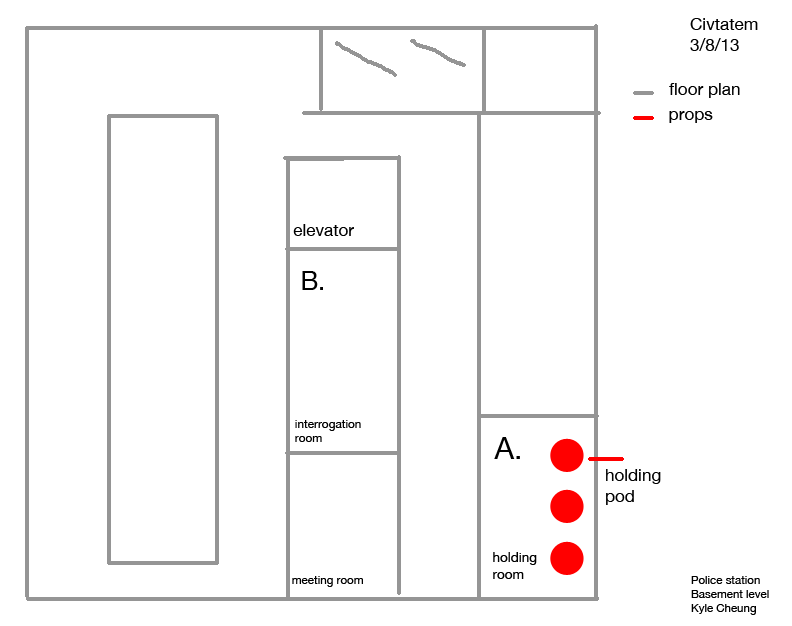
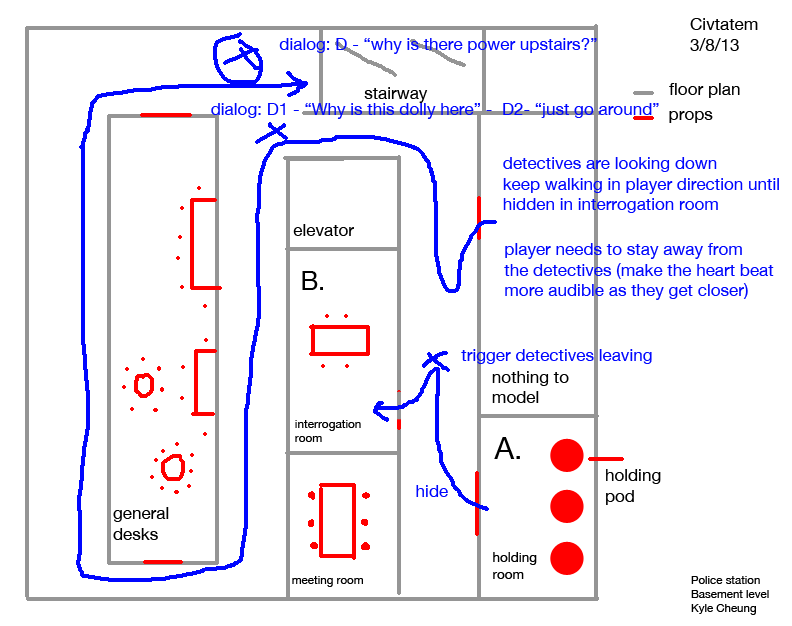
Comparing the layer stacks of the two 792px x 626px images. Changes:
added layer "general desks" in group "furniture" over box(113, 507, 169, 540)
added layer "trigger detectives leaving" in group "furniture" over box(461, 349, 652, 364)
added layer "detectives are looking down keep walking in player direction un" in group "furniture" over box(503, 157, 779, 213)
added layer "player needs to stay away from the detectives (make the heart b" in group "furniture" over box(504, 243, 774, 300)
added layer "dialog: D1 - “Why is this dolly here” - D2- “just go around”" in group "furniture" over box(211, 103, 659, 119)
added layer "dialog: D - “why is there power upstairs?”" in group "furniture" over box(279, 38, 597, 54)
added layer "Layer 2" in group "furniture" over box(76, 32, 497, 582)
added layer "stairway" in group "furniture" over box(364, 87, 428, 103)
added layer "hide" in group "furniture" over box(416, 485, 448, 497)
added layer "nothing to model" in group "furniture" over box(492, 371, 569, 403)
painted on "furniture" (2nd of 2, in "furniture") over box(122, 186, 370, 494)
